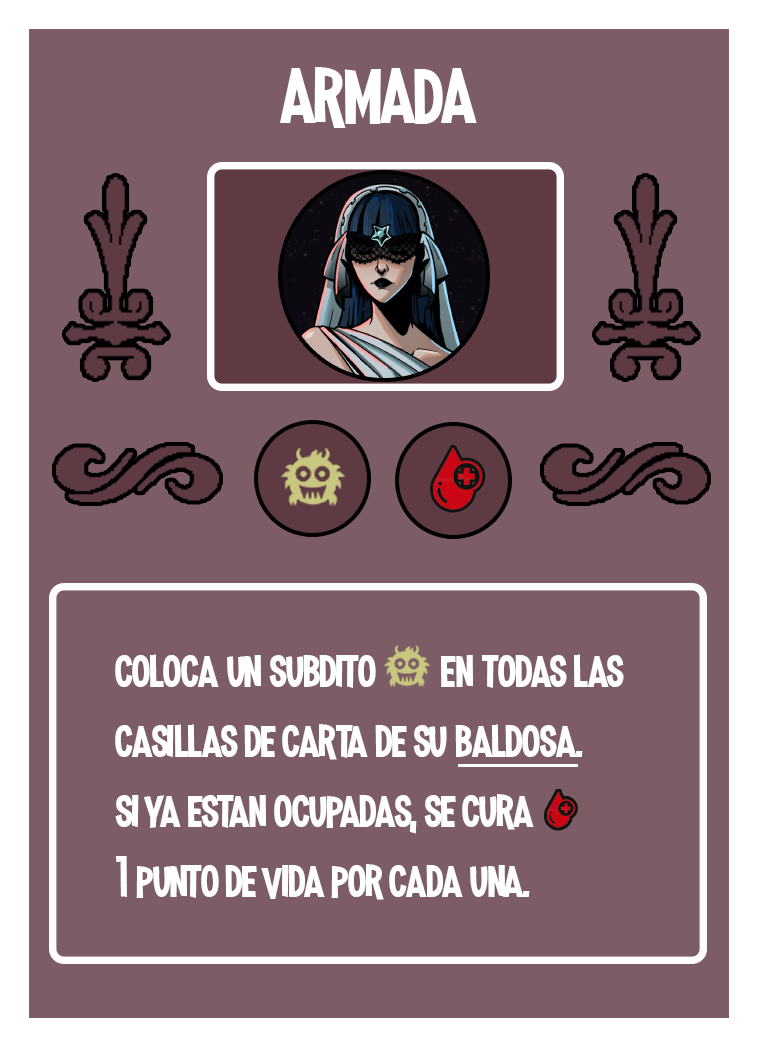
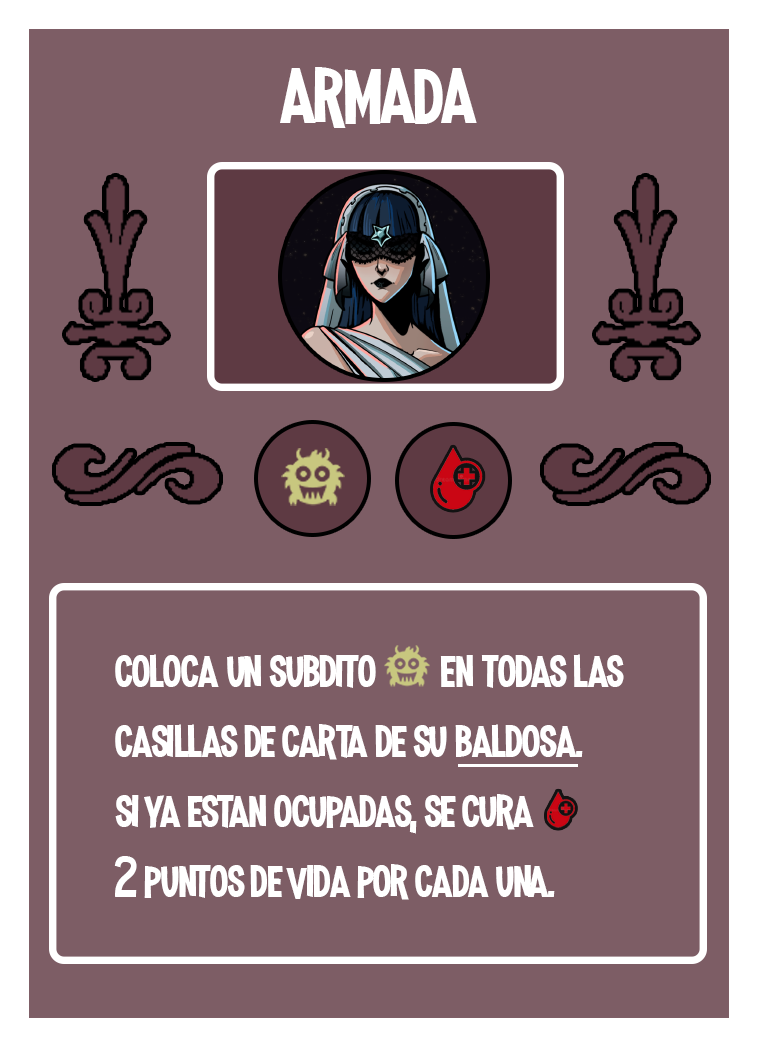
Layered file, before and after one edit (758x1047). Changes by layer:
painted on "coloca un subdito en todas las casillas de carta de su b" over (x1=114, y1=856, x2=555, y2=900)
